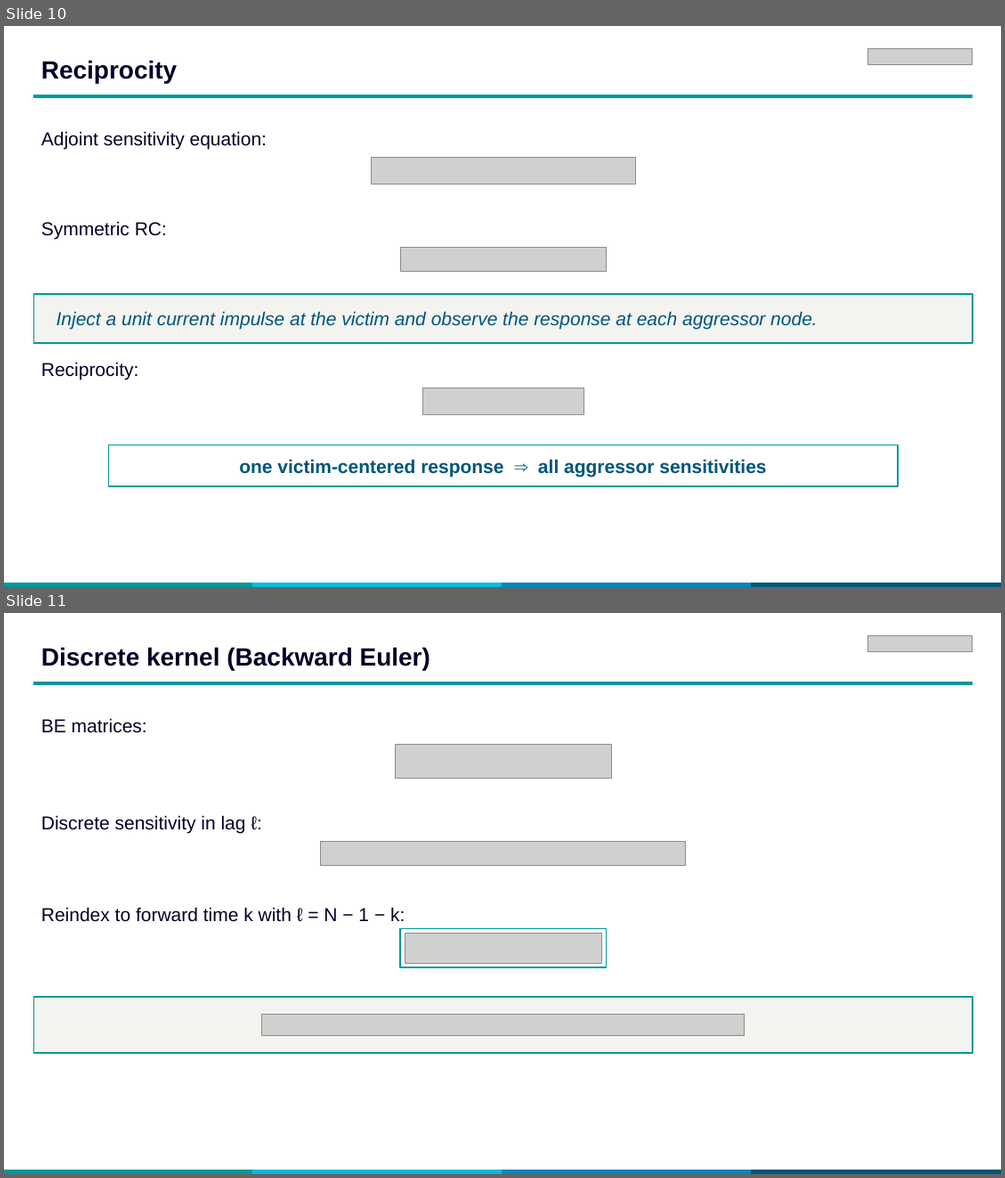
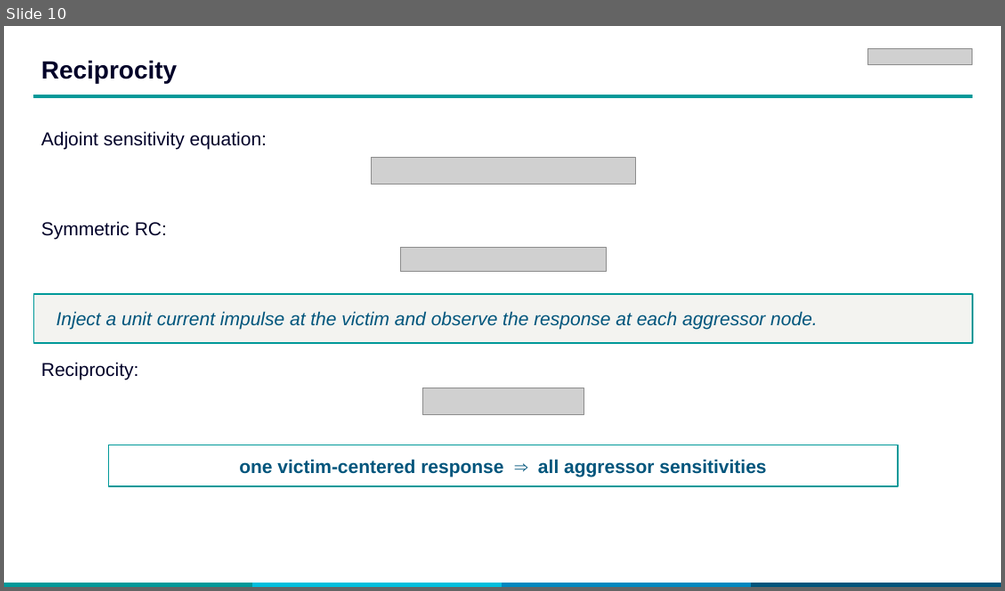
Before and after one commit to patour/sigma_dvd_prototype, a slide deck: docs/advanced_vectorless_slides.pptx. Shown one above the other, each under a label of ours: slides 10 and 11 before the commit, slide 10 after it. The pictures are 1005x1178 and 1005x591 pixels, drawn with LibreOffice and Linux fonts; fonts in the diff are those of the drawing; grey boxes stand for pictures. Boxes give left, top, right and bottom in pixels: in the first picture for what was removed or moved away, otherwise in the second. Text is boxed around its words. In the diff, an @@ line names an element or a change of style, - is before the commit and + after.

```diff
--- a/docs/advanced_vectorless_slides.pptx
+++ b/docs/advanced_vectorless_slides.pptx
@@ slide 11 removed at bbox=[4, 613, 1001, 1174], background #FFFFFF @@
@@ picture removed at bbox=[867, 635, 972, 652] @@
@@ text removed at bbox=[41, 647, 430, 670] @@
-Discrete kernel (Backward Euler)
@@ rectangle removed at bbox=[34, 682, 972, 685] @@
@@ text removed at bbox=[41, 718, 147, 733] @@
-BE matrices:
@@ picture removed at bbox=[395, 744, 611, 778] @@
@@ text removed at bbox=[41, 815, 262, 834] @@
-Discrete sensitivity in lag ℓ:
@@ picture removed at bbox=[321, 841, 686, 866] @@
@@ text removed at bbox=[41, 907, 404, 922] @@
-Reindex to forward time k with ℓ = N − 1 − k:
@@ rectangle removed at bbox=[400, 929, 607, 967] @@
@@ picture removed at bbox=[404, 933, 602, 963] @@
@@ rectangle removed at bbox=[34, 997, 972, 1053] @@
@@ picture removed at bbox=[262, 1013, 745, 1035] @@
@@ rectangle removed at bbox=[4, 1170, 253, 1174] @@
@@ rectangle removed at bbox=[253, 1170, 502, 1174] @@
@@ rectangle removed at bbox=[502, 1170, 752, 1174] @@
@@ rectangle removed at bbox=[752, 1170, 1001, 1174] @@
```
Also in this commit, not shown: 2 slides changed, 1 slide added, 1 other file.
